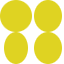
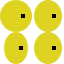
Two versions of the same layered image (64 × 64). Layer-by-layer changes:
painted on "Background" over [19, 14, 56, 50]
